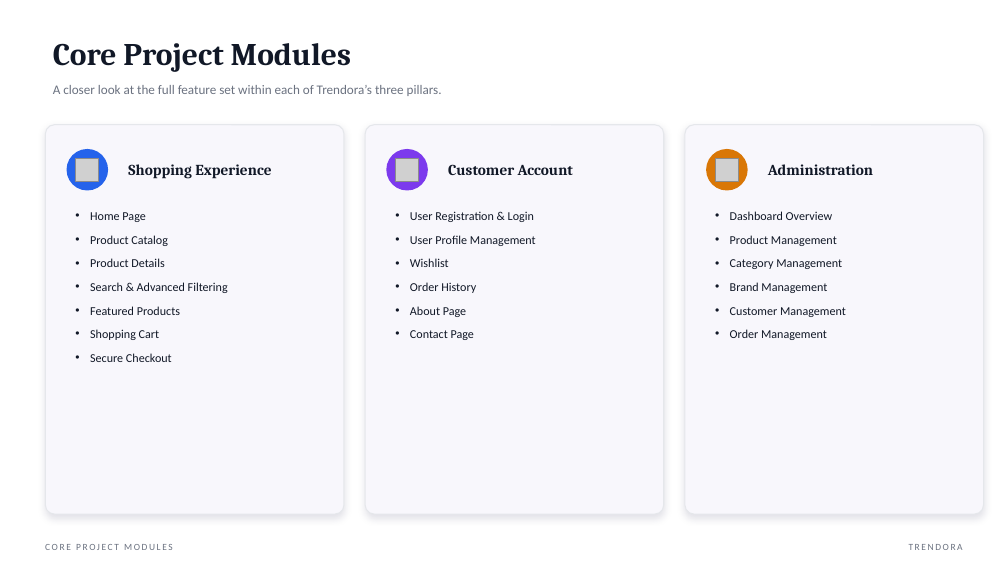
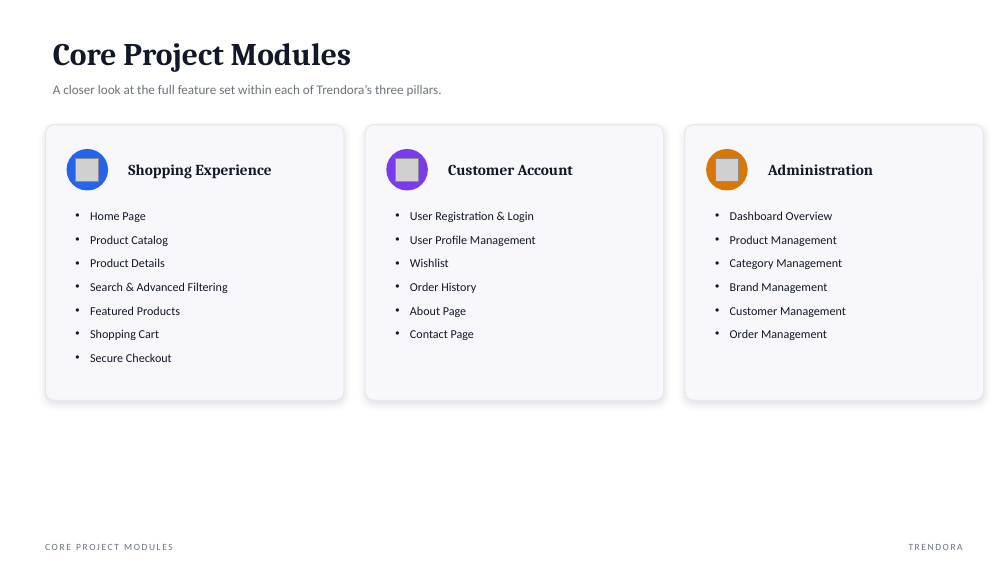
Before and after one commit to Mostafa-Elabsawy/DEPI-Graduation-Project, a slide deck: slide 4 of Presentation.pptx. Drawn at 1008x567 pixels with LibreOffice and Linux fonts; fonts in the diff are those of the drawing; grey boxes stand for pictures. Boxes give left, top, right and bottom in pixels: in the first picture for what was removed or moved away, otherwise in the second. Text is boxed around its words. In the diff, an @@ line names an element or a change of style, - is before the commit and + after.

```diff
--- a/Presentation.pptx
+++ b/Presentation.pptx
@@ rounded rectangle: place and size @@
-rounded rectangle at bbox=[45, 125, 344, 514]
+rounded rectangle at bbox=[45, 125, 344, 401]
@@ rounded rectangle: place and size @@
-rounded rectangle at bbox=[365, 125, 664, 514]
+rounded rectangle at bbox=[365, 125, 664, 401]
@@ rounded rectangle: place and size @@
-rounded rectangle at bbox=[685, 125, 984, 514]
+rounded rectangle at bbox=[685, 125, 984, 401]
```
Also in this commit, not shown: 14 other slides changed.
